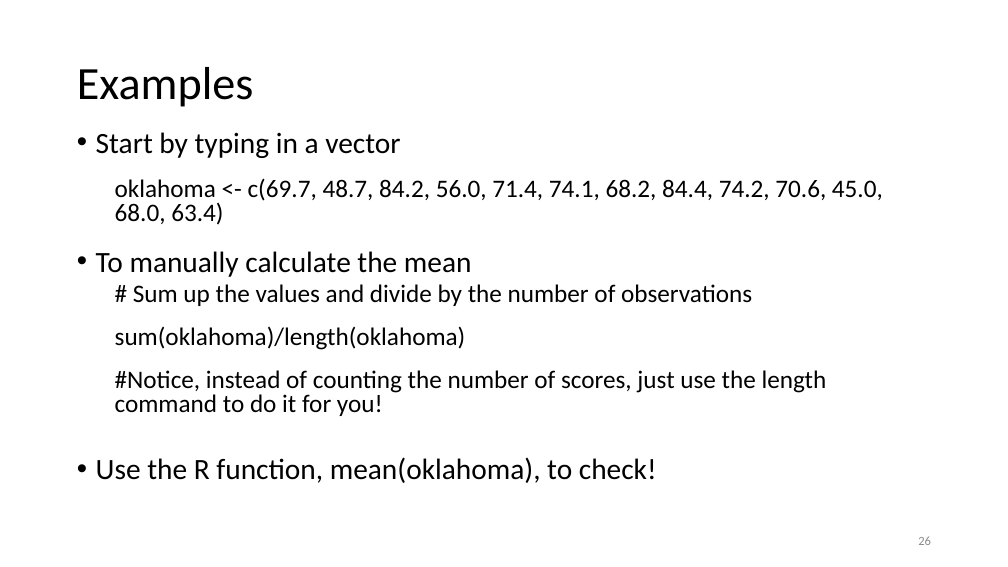
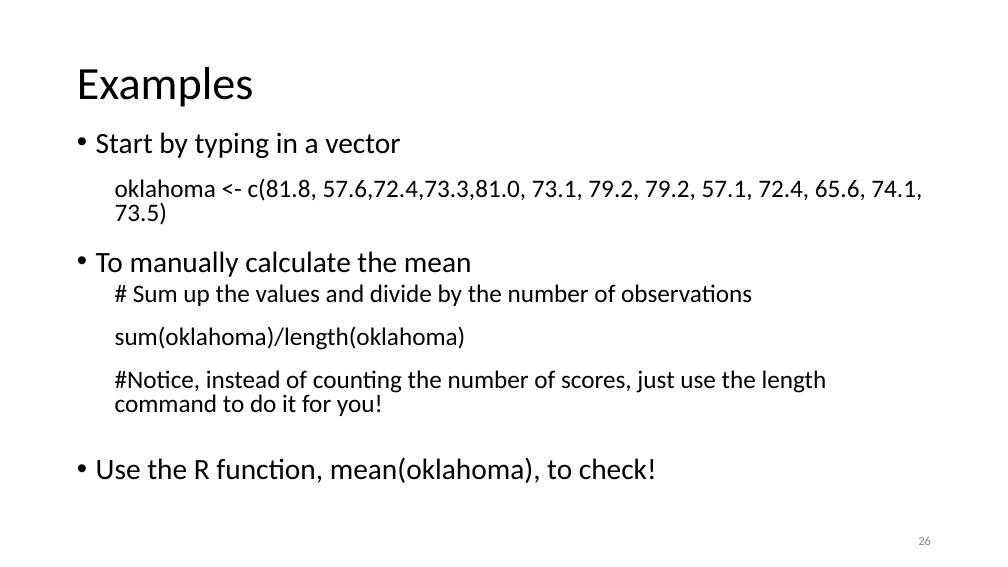
Before and after one commit to anhnguyendepocen/stat19, a slide deck: slide 26 of lecture/intro-to-R_part4.pptx. Drawn at 1008x567 pixels with LibreOffice and Linux fonts; fonts in the diff are those of the drawing. Boxes give left, top, right and bottom in pixels: in the first picture for what was removed or moved away, otherwise in the second. Text is boxed around its words. In the diff, an @@ line names an element or a change of style, - is before the commit and + after.

```diff
--- a/lecture/intro-to-R_part4.pptx
+++ b/lecture/intro-to-R_part4.pptx
@@ text at box(115, 178, 922, 225): text changed @@
-  oklahoma <- c(69.7, 48.7, 84.2, 56.0, 71.4, 74.1, 68.2, 84.4, 74.2, 70.6, 45.0, 68.0, 63.4)
+  oklahoma <- c(81.8, 57.6,72.4,73.3,81.0, 73.1, 79.2, 79.2, 57.1, 72.4, 65.6, 74.1, 73.5)
```
Also in this commit, not shown: 7 other files.
